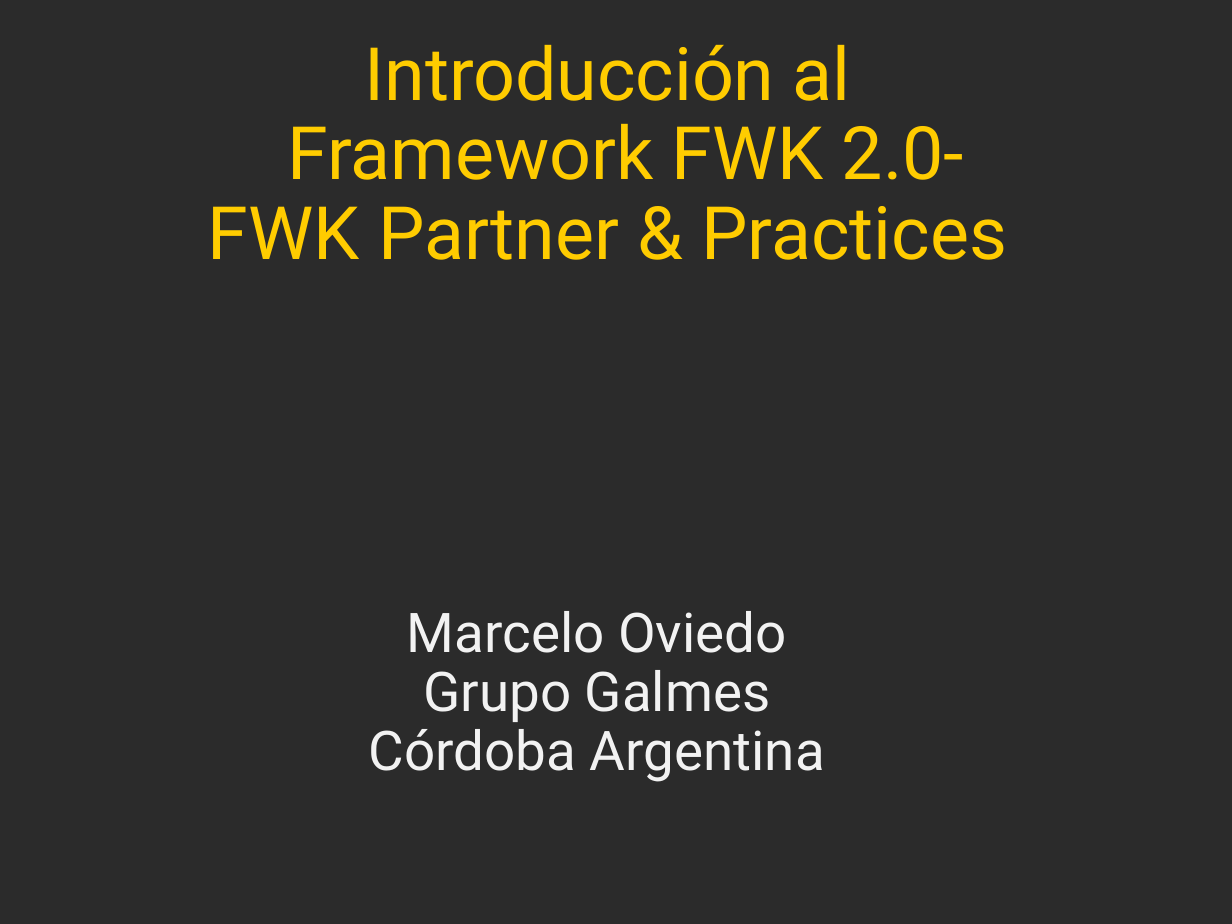
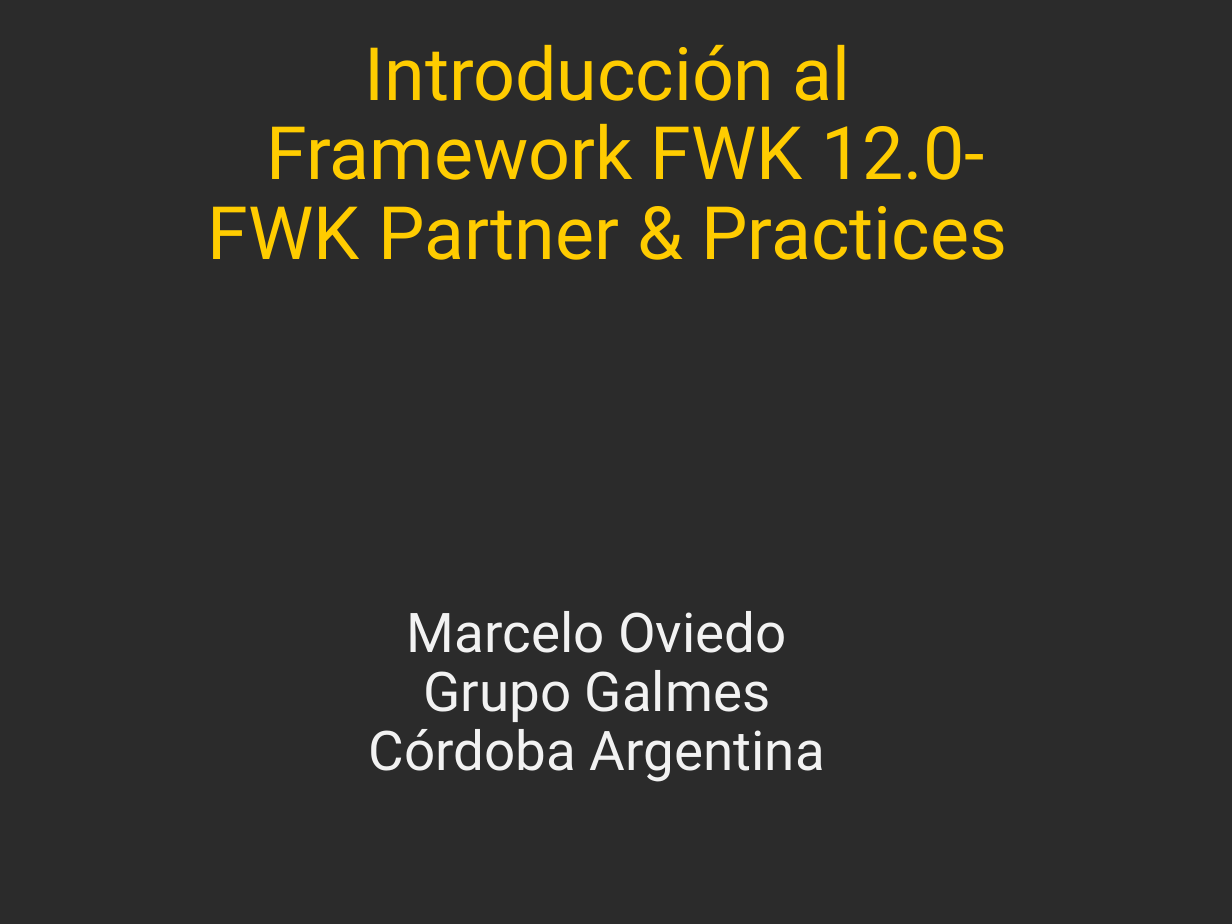
Before and after one commit to moviedomfo/fwk_docs, a slide deck: slide 1 of Fwk-Presentation.ppt. Drawn at 1232x924 pixels with LibreOffice and Linux fonts; fonts in the diff are those of the drawing; background and template pictures are left out; a plain dark background stands for a picture behind light text. Boxes give left, top, right and bottom in pixels: in the first picture for what was removed or moved away, otherwise in the second. Text is boxed around its words. In the diff, an @@ line names an element or a change of style, - is before the commit and + after.

```diff
--- a/Fwk-Presentation.ppt
+++ b/Fwk-Presentation.ppt
@@ title at [208, 45, 1008, 260]: text changed @@
-Introducción al
-Framework FWK 2.0-
-FWK Partner & Practices
+Introducción al
+Framework FWK 12.0-
+FWK Partner & Practices
```
Also in this commit, not shown: 3 other slides changed, 2 other files.
